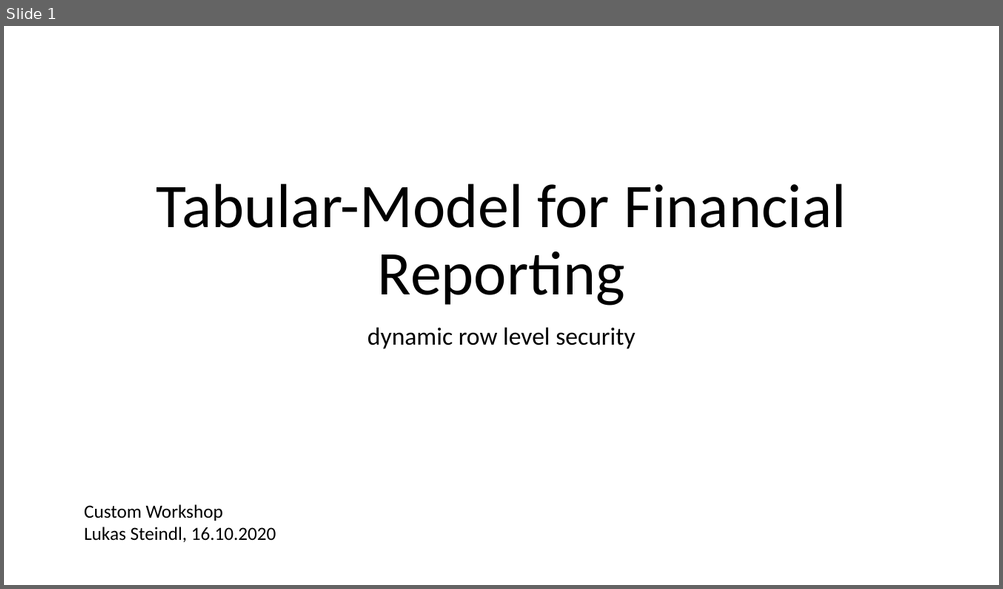
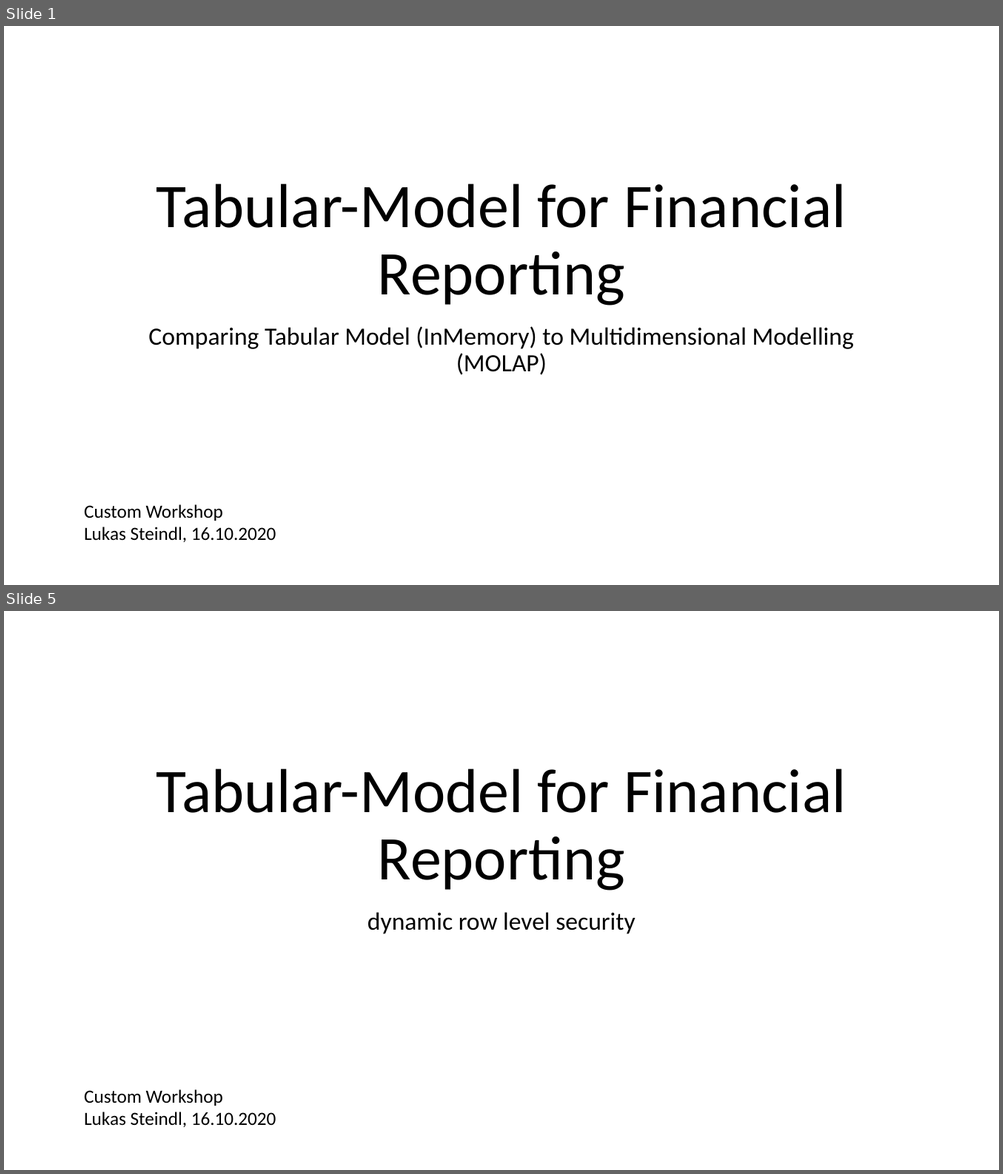
Before and after one commit to LukasSteindl/tabularmodelforfinance, a slide deck: Slides.pptx. Shown one above the other, each under a label of ours: slide 1 before the commit, slides 1 and 5 after it; the slides between them are not shown. The pictures are 1003x589 and 1003x1174 pixels, drawn with LibreOffice and Linux fonts; fonts in the diff are those of the drawing. Boxes give left, top, right and bottom in pixels: in the first picture for what was removed or moved away, otherwise in the second. Text is boxed around its words. In the diff, an @@ line names an element or a change of style, - is before the commit and + after.

```diff
--- a/Slides.pptx
+++ b/Slides.pptx
@@ slide 1 added at box(4, 26, 999, 585), background #FFFFFF @@
@@ title added at box(156, 184, 845, 306), 60 pt, text #000000 @@
+Tabular-Model for Financial Reporting
@@ subtitle added at box(148, 326, 854, 375), 24 pt, text #000000 @@
+Comparing Tabular Model (InMemory) to Multidimensional Modelling (MOLAP)
@@ text added at box(84, 505, 276, 543), 18 pt, text #000000 @@
+Custom Workshop
+Lukas Steindl, 16.10.2020
@@ what was slide 1 is now slide 5 @@
```
Also in this commit, not shown: 3 other slides added, 1 other file.
